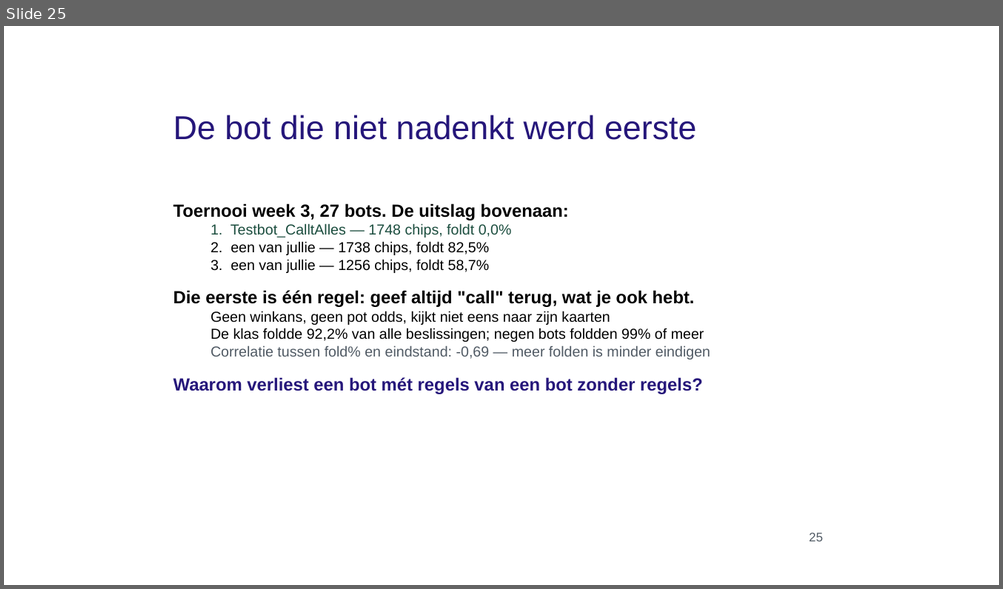
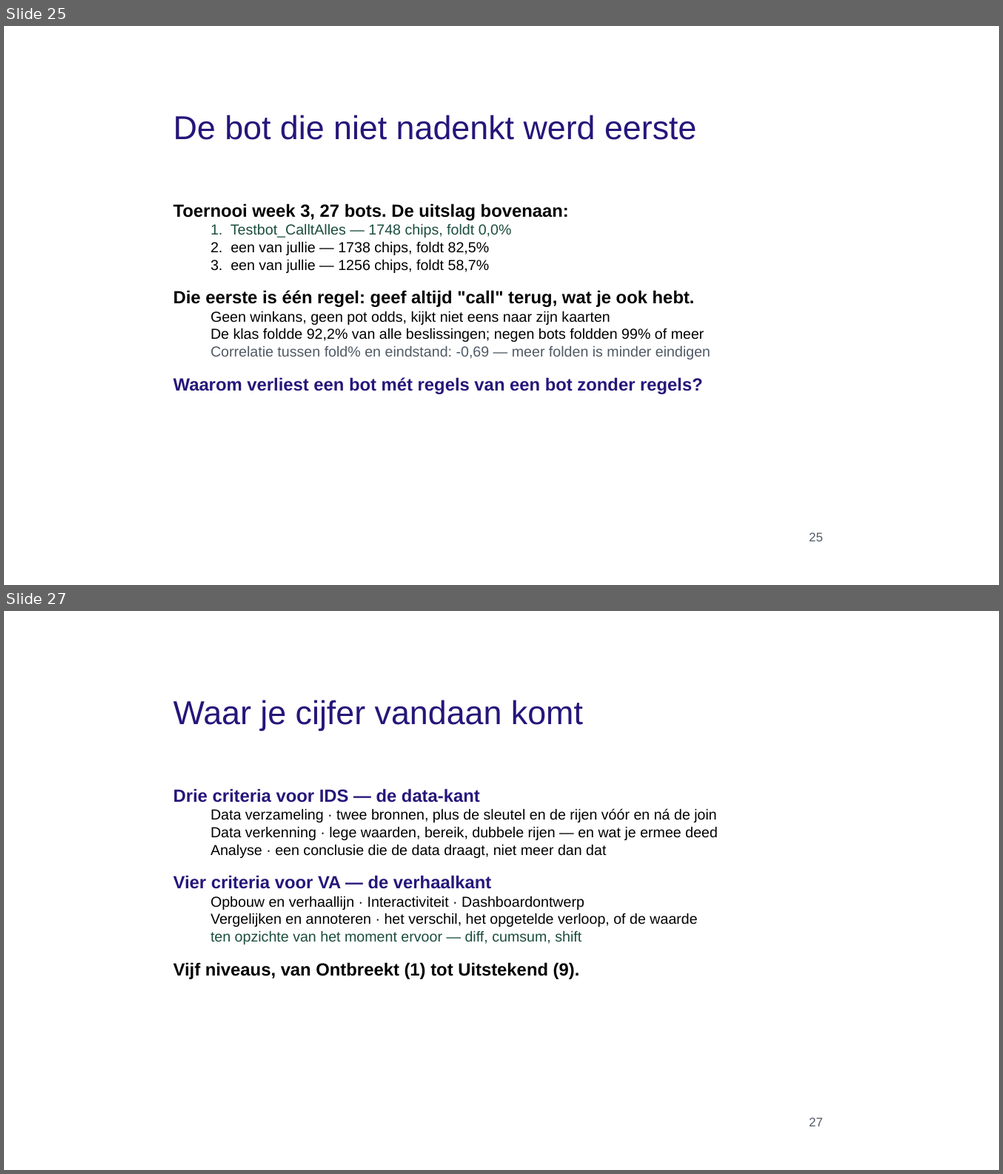
Before and after one commit to finturion/poker-analytics-challenge, a slide deck: powerpoints/hoorcollege/03_Exploring_Manipulating_Data_aangevuld.pptx. Shown one above the other, each under a label of ours: slide 25 before the commit, slides 25 and 27 after it; the slides between them are not shown. The pictures are 1003x589 and 1003x1174 pixels, drawn with LibreOffice and Linux fonts; fonts in the diff are those of the drawing; background and template pictures are left out. Boxes give left, top, right and bottom in pixels: in the first picture for what was removed or moved away, otherwise in the second. Text is boxed around its words. In the diff, an @@ line names an element or a change of style, - is before the commit and + after.

```diff
--- a/powerpoints/hoorcollege/03_Exploring_Manipulating_Data_aangevuld.pptx
+++ b/powerpoints/hoorcollege/03_Exploring_Manipulating_Data_aangevuld.pptx
@@ slide 27 added at bbox=[4, 611, 999, 1170], background picture (left out) @@
@@ text added at bbox=[173, 700, 583, 731], 32 pt, text #25167A @@
+Waar je cijfer vandaan komt
@@ text added at bbox=[173, 789, 717, 980], 14 pt, text #000000 @@
+Drie criteria voor IDS — de data-kant
+  Data verzameling · twee bronnen, plus de sleutel en de rijen vóór en ná de join
+  Data verkenning · lege waarden, bereik, dubbele rijen — en wat je ermee deed
+  Analyse · een conclusie die de data draagt, niet meer dan dat
+Vier criteria voor VA — de verhaalkant
+  Opbouw en verhaallijn · Interactiviteit · Dashboardontwerp
+  Vergelijken en annoteren · het verschil, het opgetelde verloop, of de waarde
+  ten opzichte van het moment ervoor — diff, cumsum, shift
+Vijf niveaus, van Ontbreekt (1) tot Uitstekend (9).
@@ text added at bbox=[808, 1118, 822, 1127], 12 pt, text #505A64 @@
+27
```
Also in this commit, not shown: 1 slide changed, 3 other slides added, 3 other files.
